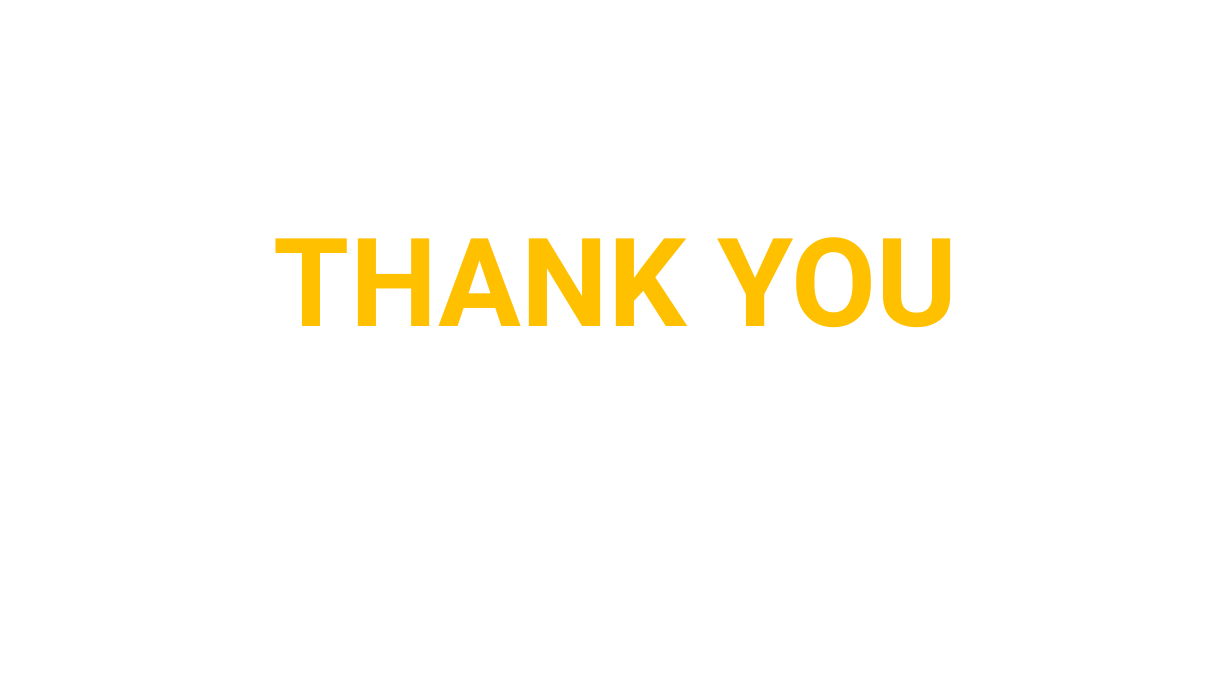
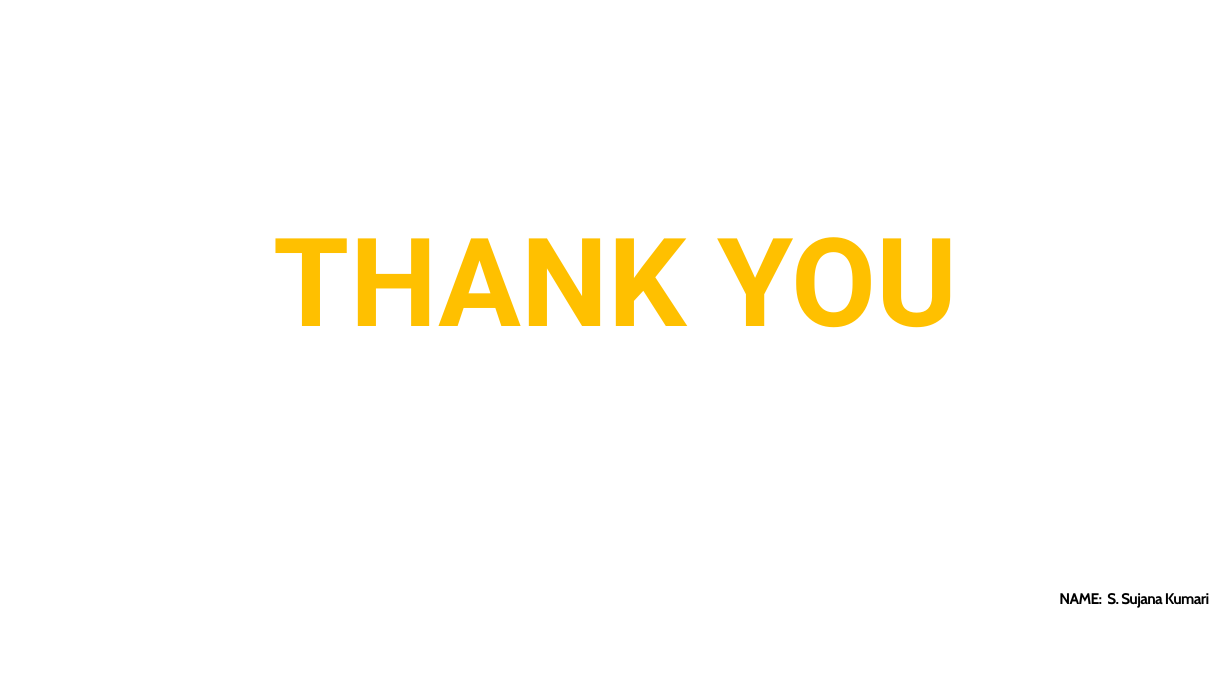
Before and after one commit to SUJANAKUMARI/PROJECT2, a slide deck: slide 14 of DATA ACQUISITION AND WRANGLING PPT.pptx. Drawn at 1232x693 pixels with LibreOffice and Linux fonts; fonts in the diff are those of the drawing; background and template pictures are left out. Boxes give left, top, right and bottom in pixels: in the first picture for what was removed or moved away, otherwise in the second. Text is boxed around its words. In the diff, an @@ line names an element or a change of style, - is before the commit and + after.

```diff
--- a/DATA ACQUISITION AND WRANGLING PPT.pptx
+++ b/DATA ACQUISITION AND WRANGLING PPT.pptx
@@ title added at (1059, 593, 1209, 608), 12 pt, text #000000, bold @@
+NAME: S. Sujana Kumari
```
Also in this commit, not shown: 2 other slides changed.
